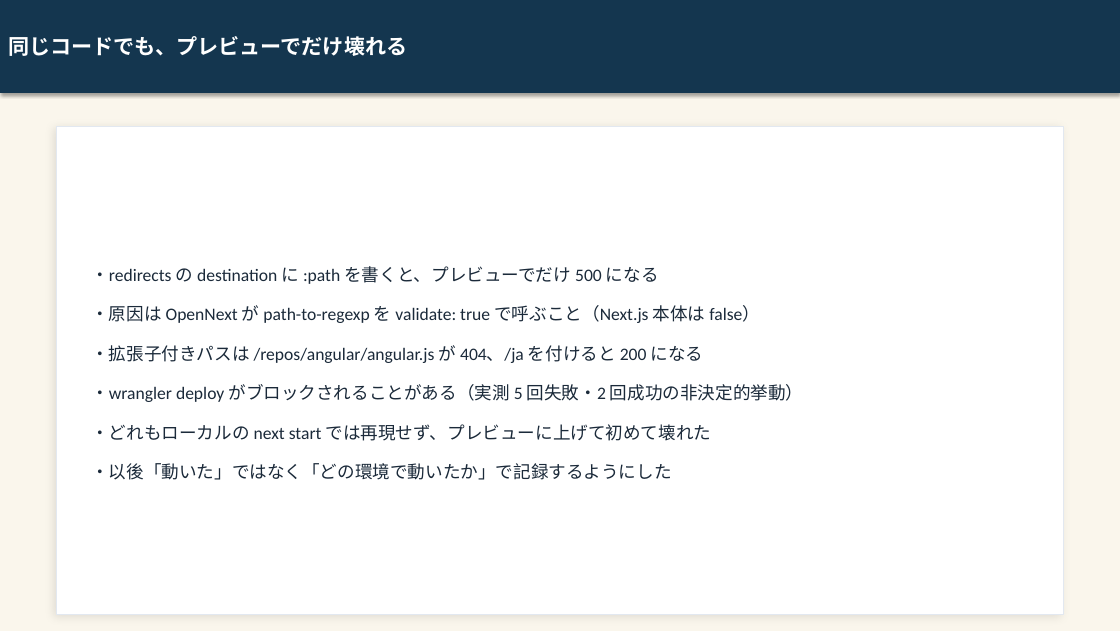
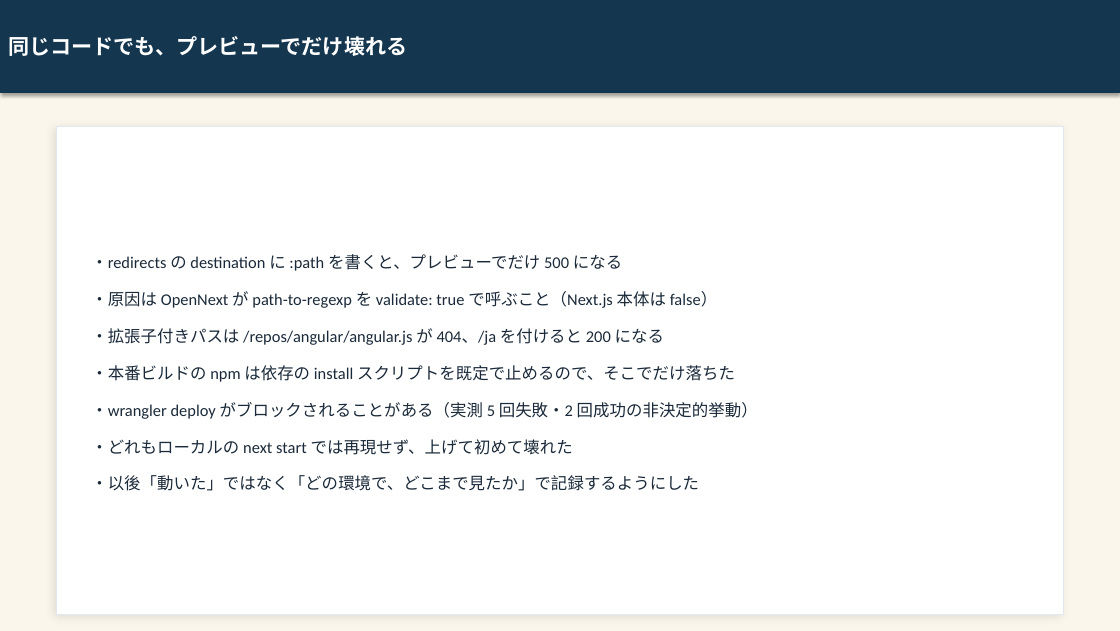
Before and after one commit to kai-kou/gem-hunter, a slide deck: slide 10 of content/slides/project-explanation-20260822/output/gem-hunter_text.pptx (slide 9 before the commit). Drawn at 1120x631 pixels with LibreOffice and Linux fonts; fonts in the diff are those of the drawing. Boxes give left, top, right and bottom in pixels: in the first picture for what was removed or moved away, otherwise in the second. Text is boxed around its words. In the diff, an @@ line names an element or a change of style, - is before the commit and + after.

Commit message:
docs: プロジェクト解説スライドを最新の実装・仕様へ追随させる（19 → 21 枚） (#538)
SP-17〜SP-19 以降の実装に合わせて解説スライドを 21 枚へ改訂した。前半に Gem 一覧の実 UI、撤去スライドの直後に「母集団を広げたら、撤去の根拠が消えた」を追加し、GitHub Actions の線引き・検査項目数・ポート数・マージ済み PR 件数・被依存数の取得元・健全性指標の実態を現状値へ直した。実 UI キャプチャ 3 枚と生成画像 10 枚を作り直し、補足ドキュメント（slide-guide.md / README.md / references/）も同じ差分で更新している。

Closes #517

```diff
--- a/content/slides/project-explanation-20260822/output/gem-hunter_text.pptx
+++ b/content/slides/project-explanation-20260822/output/gem-hunter_text.pptx
@@ text at <box>91,254,758,419</box>: size 15 to 14 pt in "・redirects の destination に :path を書くと、プレビューでだけ 500 ...", "・原因は OpenNext が path-to-regexp を validate: true ...", "・拡張子付きパスは /repos/angular/angular.js が 404、/ja を付けると 200 になる", "・wrangler deploy がブロックされることがある（実測 5 回失敗・2 回成功の非決定的挙動）" @@
@@ text at <box>91,365,735,382</box>: paragraph added @@
+・本番ビルドの npm は依存の install スクリプトを既定で止めるので、そこでだけ落ちた
@@ text at <box>91,439,699,491</box>: text changed; size 15 to 14 pt @@
-・どれもローカルの next start では再現せず、プレビューに上げて初めて壊れた
-・以後「動いた」ではなく「どの環境で動いたか」で記録するようにした
+・どれもローカルの next start では再現せず、上げて初めて壊れた
+・以後「動いた」ではなく「どの環境で、どこまで見たか」で記録するようにした
```
Also in this commit, not shown: 11 other slides changed, 2 slides added, 42 other files.
